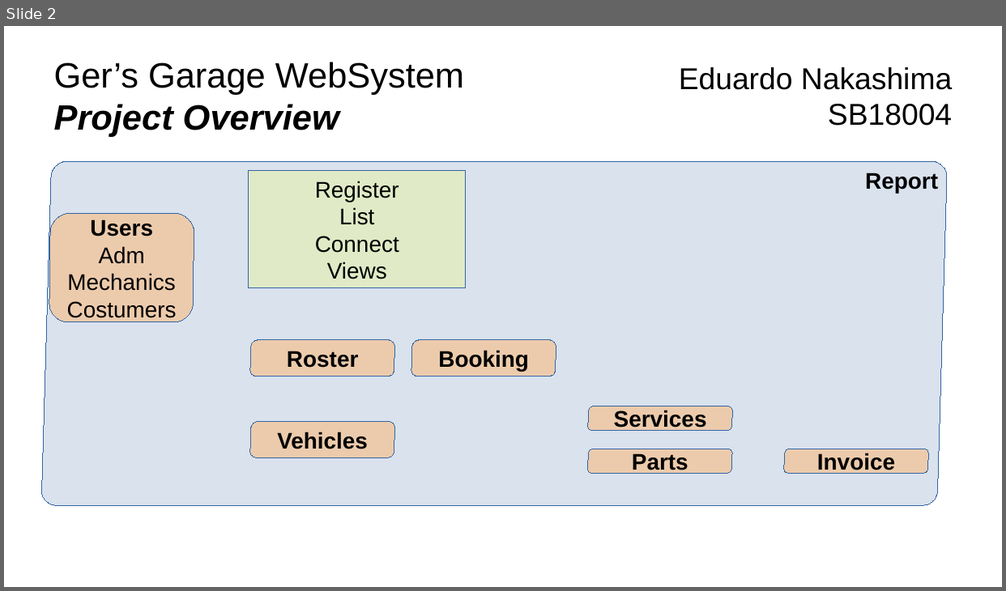
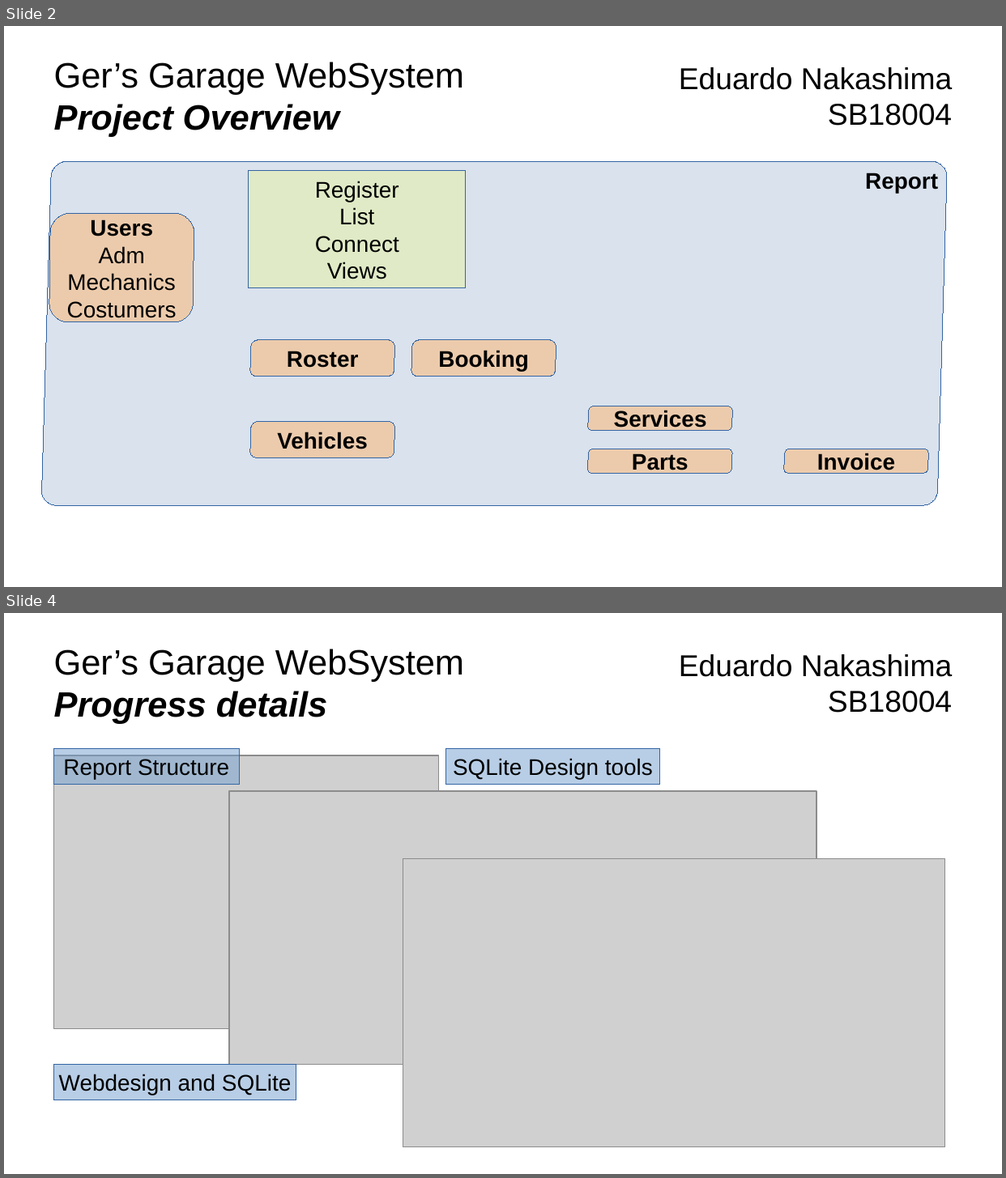
Before and after one commit to eduardokzn/GerGarage, a slide deck: ProjectDocs/Brief Initial Presentation.pptx. Shown one above the other, each under a label of ours: slide 2 before the commit, slides 2 and 4 after it; the slides between them are not shown. The pictures are 1006x591 and 1006x1178 pixels, drawn with LibreOffice and Linux fonts; fonts in the diff are those of the drawing; grey boxes stand for pictures. Boxes give left, top, right and bottom in pixels: in the first picture for what was removed or moved away, otherwise in the second. Text is boxed around its words. In the diff, an @@ line names an element or a change of style, - is before the commit and + after.

```diff
--- a/ProjectDocs/Brief Initial Presentation.pptx
+++ b/ProjectDocs/Brief Initial Presentation.pptx
@@ slide 4 added at (x1=4, y1=613, x2=1002, y2=1174), background #FFFFFF @@
@@ text added at (x1=54, y1=649, x2=464, y2=724), 28 pt, text #000000 @@
+Ger’s Garage WebSystem
+Progress details
@@ text added at (x1=679, y1=654, x2=952, y2=713), 24 pt, text #000000 @@
+Eduardo Nakashima
+SB18004
@@ picture added at (x1=53, y1=756, x2=439, y2=1029) @@
@@ rectangle added at (x1=53, y1=749, x2=240, y2=784), fill #729FCF at 50% opacity, outline #3465A4 0.75 pt, 18 pt, text #000000 @@
+Report Structure
@@ rectangle added at (x1=446, y1=749, x2=659, y2=784), fill #729FCF at 50% opacity, outline #3465A4 0.75 pt, 18 pt, text #000000 @@
+SQLite Design tools
@@ picture added at (x1=229, y1=791, x2=817, y2=1065) @@
@@ picture added at (x1=403, y1=859, x2=945, y2=1148) @@
@@ rectangle added at (x1=53, y1=1065, x2=296, y2=1100), fill #729FCF at 50% opacity, outline #3465A4 0.75 pt, 18 pt, text #000000 @@
+Webdesign and SQLite
```
Also in this commit, not shown: 2 slides changed, 5 other files.
